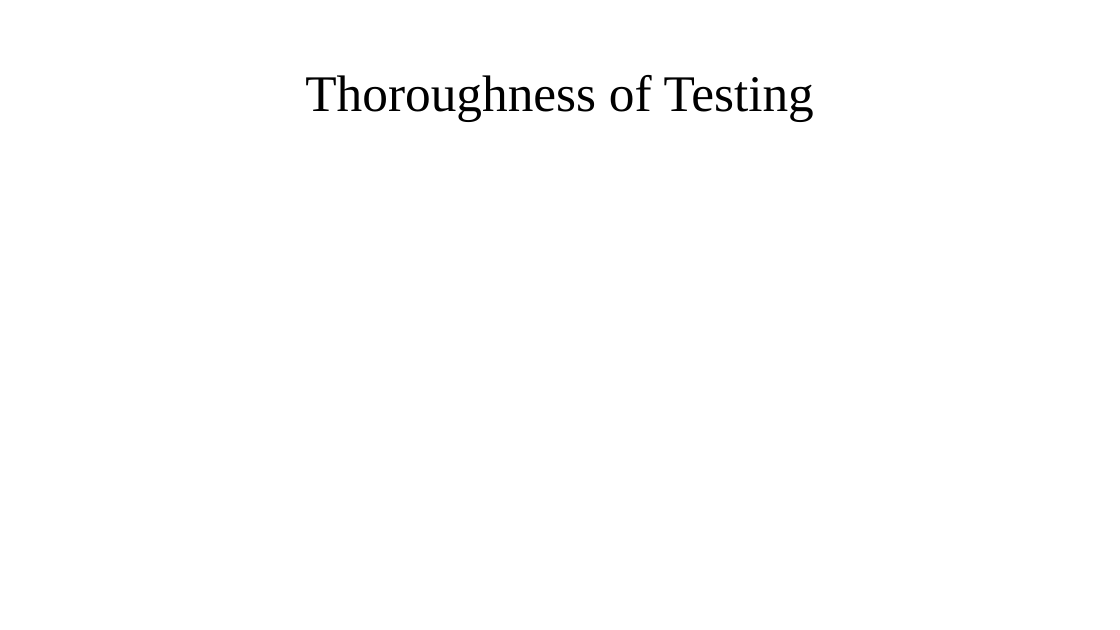
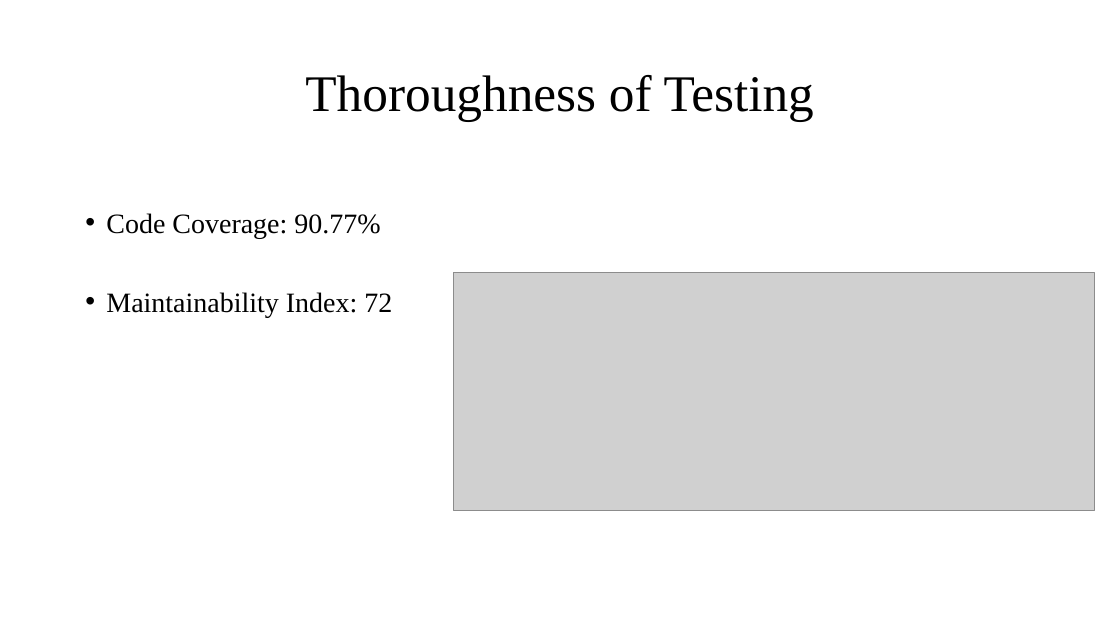
Before and after one commit to bonattt/DominionGame, a slide deck: slide 12 of Dominion Final Presentation.pptx. Drawn at 1120x630 pixels with LibreOffice and Linux fonts; fonts in the diff are those of the drawing; grey boxes stand for pictures. Boxes give left, top, right and bottom in pixels: in the first picture for what was removed or moved away, otherwise in the second. Text is boxed around its words. In the diff, an @@ line names an element or a change of style, - is before the commit and + after.

Commit message:
Final Document and Presentation Done

```diff
--- a/Dominion Final Presentation.pptx
+++ b/Dominion Final Presentation.pptx
@@ text added at [106,213,392,317], 24 pt, text #000000 @@
+• Code Coverage: 90.77%
+• Maintainability Index: 72
@@ picture added at [453,273,1095,511] @@
```
Also in this commit, not shown: 1 other file.
